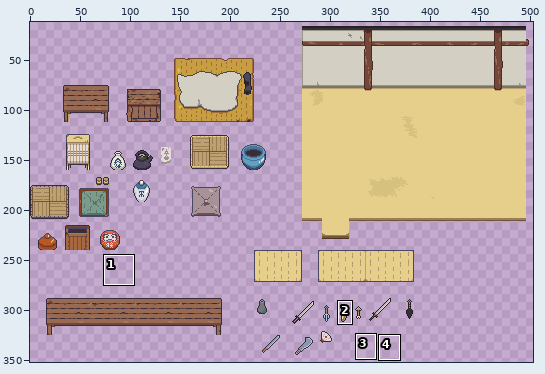
Sprite sheet, stored at RPG/Assets/Sprites/Hero Village/InteriorAssets.png. Above, an overview of the earlier version with the close-up marked.
Close-up. Before:
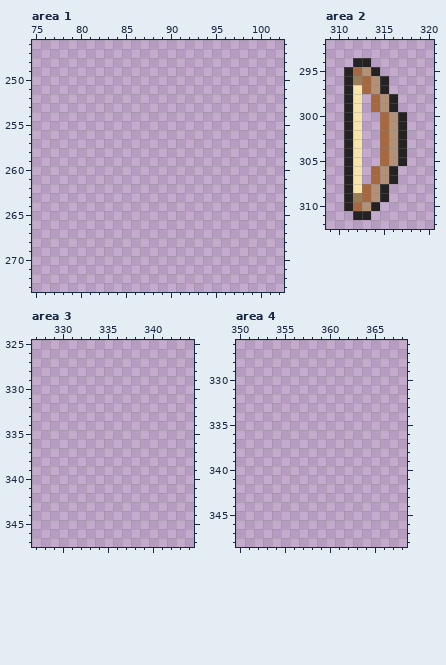
The file is 512x512 pixels. Shown: area 1: x 75..102, y 246..273; area 2: x 309..320, y 292..312; area 3: x 327..344, y 325..347; area 4: x 350..368, y 326..348. The wide view leaves out empty margins. The commit also changed other parts of the picture, which this record leaves out.
Now the later version:
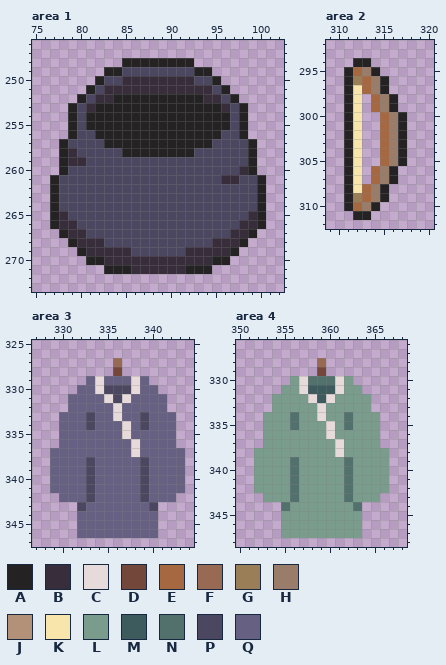
Palette (. is transparent): A #242222  B #372d3b  C #e6dada  D #734739  E #a66841  F #996a53  G #997e57  H #997c69  J #b39178  K #f8e5ab  L #799c8d  M #3d5a5c  N #52716c  P #4c4760  Q #666182
Diff:
--- area 1
@@ x 75..102 @@
 247 ............................
-248 ............................
-249 ............................
-250 ............................
-251 ............................
-252 ............................
-253 ............................
-254 ............................
-255 ............................
-256 ............................
-257 ............................
-258 ............................
-259 ............................
-260 ............................
-261 ............................
-262 ............................
-263 ............................
-264 ............................
-265 ............................
-266 ............................
-267 ............................
-268 ............................
-269 ............................
-270 ............................
-271 ............................
+248 ..........AAAAAAAA..........
+249 ........AAPPPPPPPPAA........
+250 .......APPBBBBBBBBPPA.......
+251 ......APBBBBBBBBBBBBPA......
+252 .....APBBAAAAAAAAAABBPA.....
+253 ....APBAAAAAAAAAAAAAABPA....
+254 ....APAAAAAAAAAAAAAAAAPA....
+255 ....APAAAAAAAAAAAAAAAAPA....
+256 ....APPAAAAAAAAAAAAAAPPA....
+257 ...APPPPAAAAAAAAAAAAPPPPA...
+258 ...ABPPPPPAAAAAAAAPPPPPPA...
+259 ...ABBPPPPPPPPPPPPPPPPPPA...
+260 ...APPPPPPPPPPPPPPPPPPPBA...
+261 ..APPPPPPPPPPPPPPPPPPBBPPA..
+262 ..APPPPPPPPPPPPPPPPPPPPPPA..
+263 ..APPPPPPPPPPPPPPPPPPPPPPA..
+264 ..APPPPPPPPPPPPPPPPPPPPPPA..
+265 ..ABPPPPPPPPPPPPPPPPPPPPBA..
+266 ..ABBPPPPPPPPPPPPPPPPPPBBA..
+267 ...ABBPPPPPPPPPPPPPPPPBBA...
+268 ....ABBBPPPPPPPPPPPPBBBA....
+269 .....ABBBBBPPPPPPBBBBBA.....
+270 ......AABBBBBBBBBBBBAA......
+271 ........AAABBBBBBAAA........
 272 ............................
--- area 2
@@ x 311..318 @@
 294 .AA.....
-295 AEJA....
-296 AGEJA...
-297 AKEJA...
-298 AK.EJA..
-299 AK.EJA..
-300 AK..EJA.
-301 AK..EJA.
-302 AK..EJA.
-303 AK..EJA.
-304 AK..EJA.
-305 AK..EJA.
-306 AK.EJA..
-307 AK.EJA..
-308 AKEJA...
-309 AGEJA...
-310 AEJA....
+295 AEHA....
+296 AGEHA...
+297 AKEHA...
+298 AK.EHA..
+299 AK.EHA..
+300 AK..EHA.
+301 AK..EHA.
+302 AK..EHA.
+303 AK..EHA.
+304 AK..EHA.
+305 AK..EHA.
+306 AK.EHA..
+307 AK.EHA..
+308 AKEHA...
+309 AGEHA...
+310 AEHA....
 311 .AA.....
--- area 3
@@ x 327..344 @@
 326 ..................
-327 ..................
-328 ..................
-329 ..................
-330 ..................
-331 ..................
-332 ..................
-333 ..................
-334 ..................
-335 ..................
-336 ..................
-337 ..................
-338 ..................
-339 ..................
-340 ..................
-341 ..................
-342 ..................
-343 ..................
-344 ..................
-345 ..................
-346 ..................
+327 .........F........
+328 .........D........
+329 ......QCQQQCQ.....
+330 .....QQCPPPCQQ....
+331 ....QQQQCPCQQQQ...
+332 ....QQQQQCQQQQQ...
+333 ...QQQPQQCQQPQQQ..
+334 ...QQQPQQQCQPQQQ..
+335 ...QQQQQQQCQQQQQ..
+336 ...QQQQQQQQCQQQQ..
+337 ..QQQQQQQQQCQQQQQ.
+338 ..QQQQPQQQQQPQQQQ.
+339 ..QQQQPQQQQQPQQQQ.
+340 ..QQQQPQQQQQPQQQQ.
+341 ..QQQQPQQQQQPQQQQ.
+342 ...QQQPQQQQQPQQQ..
+343 .....PQQQQQQQP....
+344 .....QQQQQQQQQ....
+345 .....QQQQQQQQQ....
+346 .....QQQQQQQQQ....
 347 ..................
--- area 4
@@ x 350..368 @@
 327 ...................
-328 ...................
-329 ...................
-330 ...................
-331 ...................
-332 ...................
-333 ...................
-334 ...................
-335 ...................
-336 ...................
-337 ...................
-338 ...................
-339 ...................
-340 ...................
-341 ...................
-342 ...................
-343 ...................
-344 ...................
-345 ...................
-346 ...................
-347 ...................
+328 .........F.........
+329 .........D.........
+330 ......LCNNNCL......
+331 .....LLCMMMCLL.....
+332 ....LLLLCMCLLLL....
+333 ....LLLLLCLLLLL....
+334 ...LLLNLLCLLNLLL...
+335 ...LLLNLLLCLNLLL...
+336 ...LLLLLLLCLLLLL...
+337 ...LLLLLLLLCLLLL...
+338 ..LLLLLLLLLCLLLLL..
+339 ..LLLLNLLLLLNLLLL..
+340 ..LLLLNLLLLLNLLLL..
+341 ..LLLLNLLLLLNLLLL..
+342 ..LLLLNLLLLLNLLLL..
+343 ...LLLNLLLLLNLLL...
+344 .....NLLLLLLLN.....
+345 .....LLLLLLLLL.....
+346 .....LLLLLLLLL.....
+347 .....LLLLLLLLL.....
 348 ...................
Pixel boxes of the changes (left, top, right, bottom) in both close-ups:
added: (50, 58, 266, 274)
changed: (362, 67, 398, 211)
added: (50, 358, 185, 538)
added: (254, 358, 389, 538)
